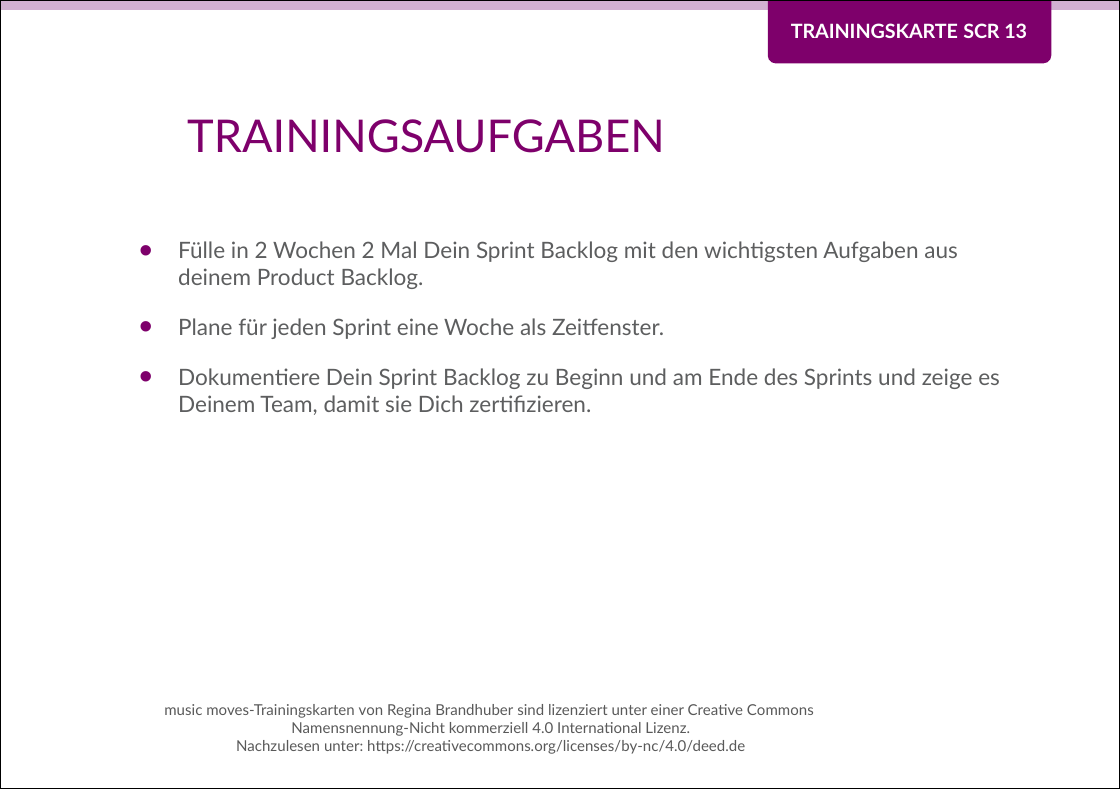
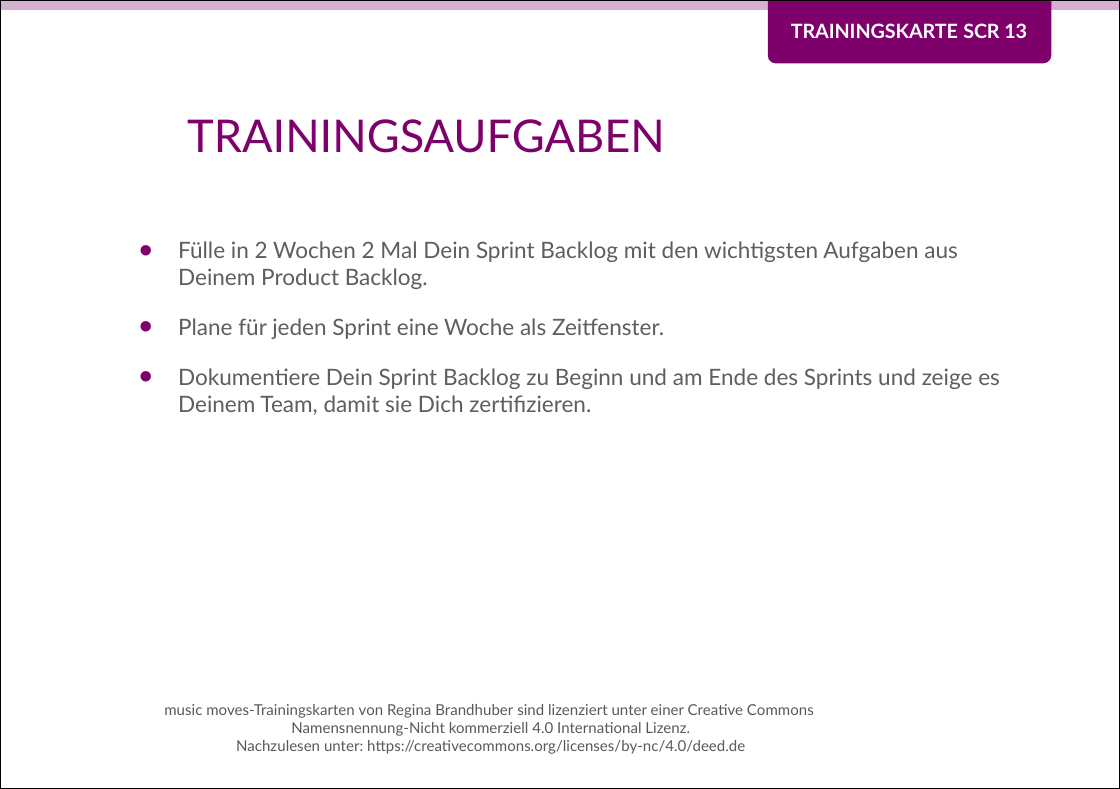
Before and after one commit to Teamtool/training-materials, a slide deck: slide 2 of training-cards/music moves/Scrum (SCR)/ger/apprentice/ger_SCR_13_Das_Sprintbacklog_MM_A.pptx. Drawn at 1120x789 pixels with LibreOffice and Linux fonts; fonts in the diff are those of the drawing; background and template pictures are left out. Boxes give left, top, right and bottom in pixels: in the first picture for what was removed or moved away, otherwise in the second. Text is boxed around its words. In the diff, an @@ line names an element or a change of style, - is before the commit and + after.

```diff
--- a/training-cards/music moves/Scrum (SCR)/ger/apprentice/ger_SCR_13_Das_Sprintbacklog_MM_A.pptx
+++ b/training-cards/music moves/Scrum (SCR)/ger/apprentice/ger_SCR_13_Das_Sprintbacklog_MM_A.pptx
@@ text at (x1=178, y1=241, x2=958, y2=289): text changed @@
-• Fülle in 2 Wochen 2 Mal Dein Sprint Backlog mit den wichtigsten Aufgaben aus deinem Product Backlog.
+• Fülle in 2 Wochen 2 Mal Dein Sprint Backlog mit den wichtigsten Aufgaben aus Deinem Product Backlog.
```
Also in this commit, not shown: 1 other slide changed, 7 other files.
